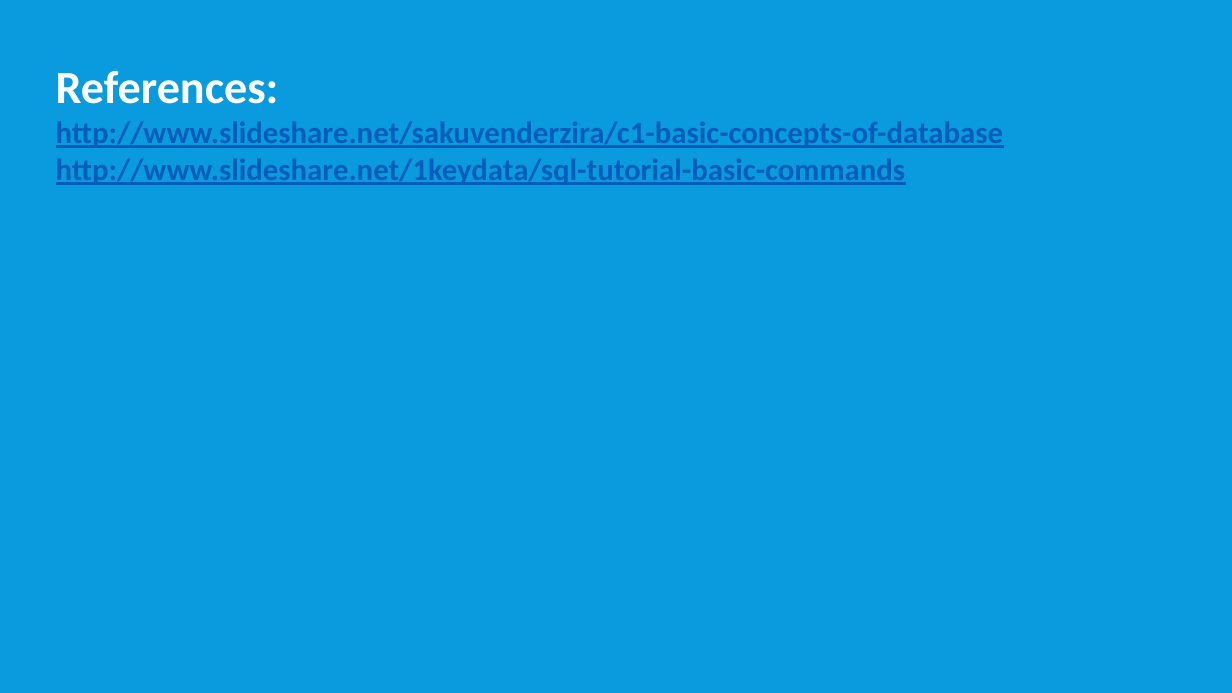
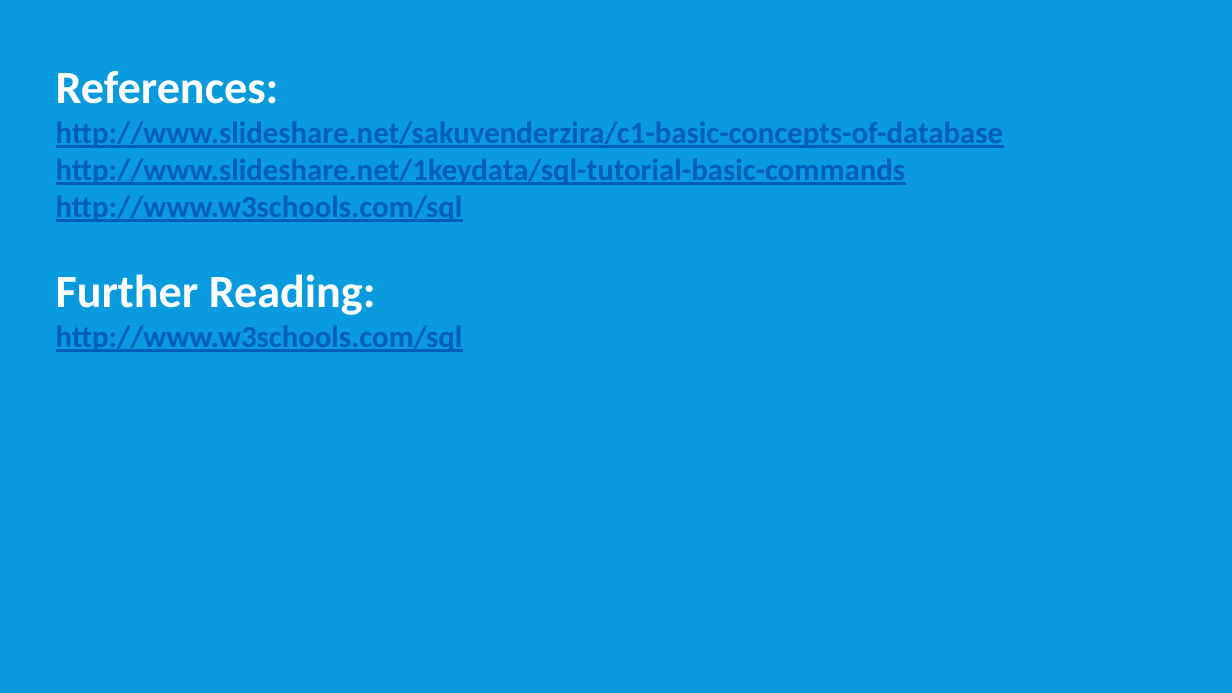
Before and after one commit to nmsgit1234/TechnicalDocs, a slide deck: slide 48 of training/core_java/12_Training_CoreJava_Datbase_Fundamentals.pptx (slide 35 before the commit). Drawn at 1232x693 pixels with LibreOffice and Linux fonts; fonts in the diff are those of the drawing. Boxes give left, top, right and bottom in pixels: in the first picture for what was removed or moved away, otherwise in the second. Text is boxed around its words. In the diff, an @@ line names an element or a change of style, - is before the commit and + after.

```diff
--- a/training/core_java/12_Training_CoreJava_Datbase_Fundamentals.pptx
+++ b/training/core_java/12_Training_CoreJava_Datbase_Fundamentals.pptx
@@ text at [56, 196, 463, 352]: paragraphs added @@
+http://www.w3schools.com/sql
+Further Reading:
+http://www.w3schools.com/sql
```
Also in this commit, not shown: 28 slides added, 16 slides removed, 1 other file.
